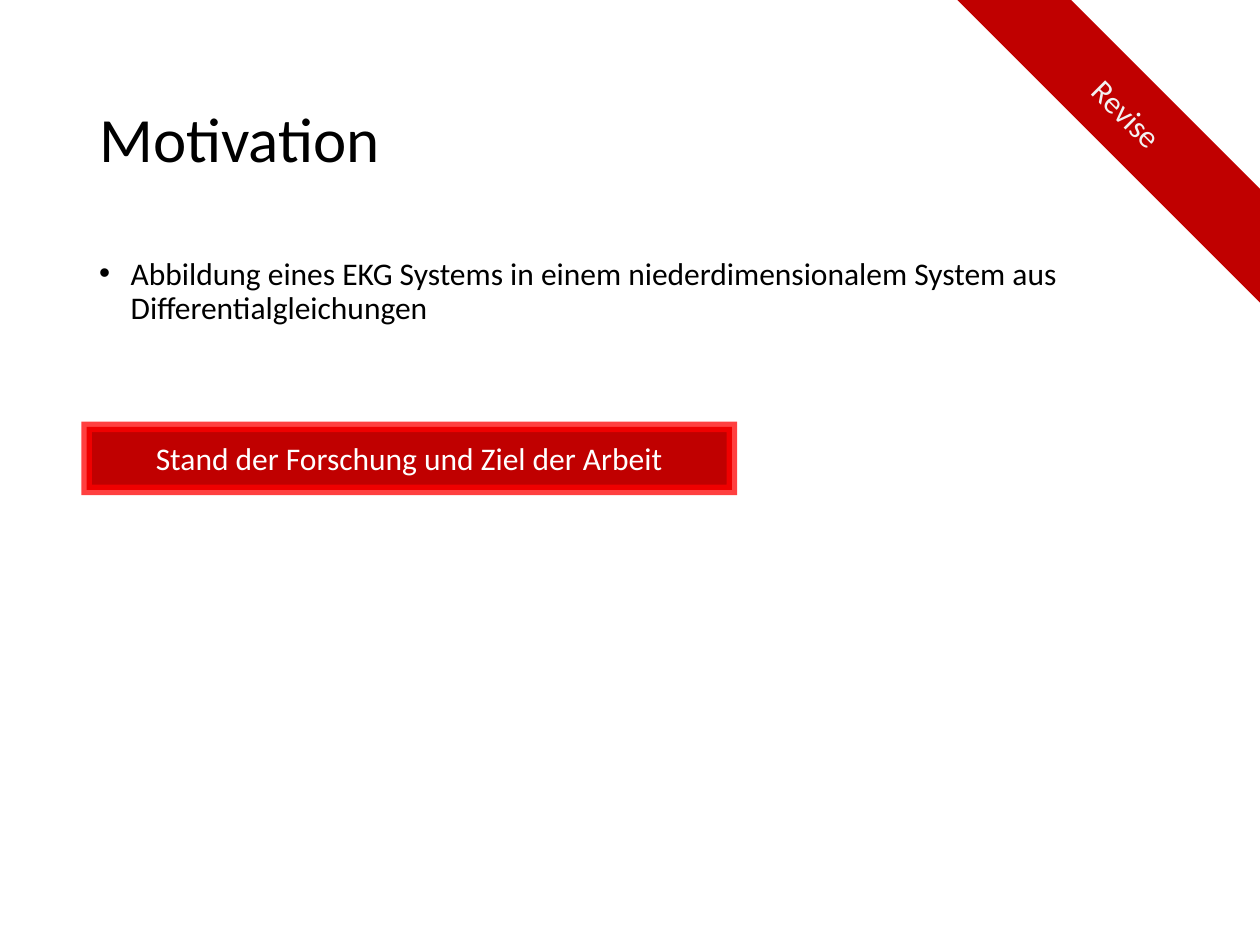
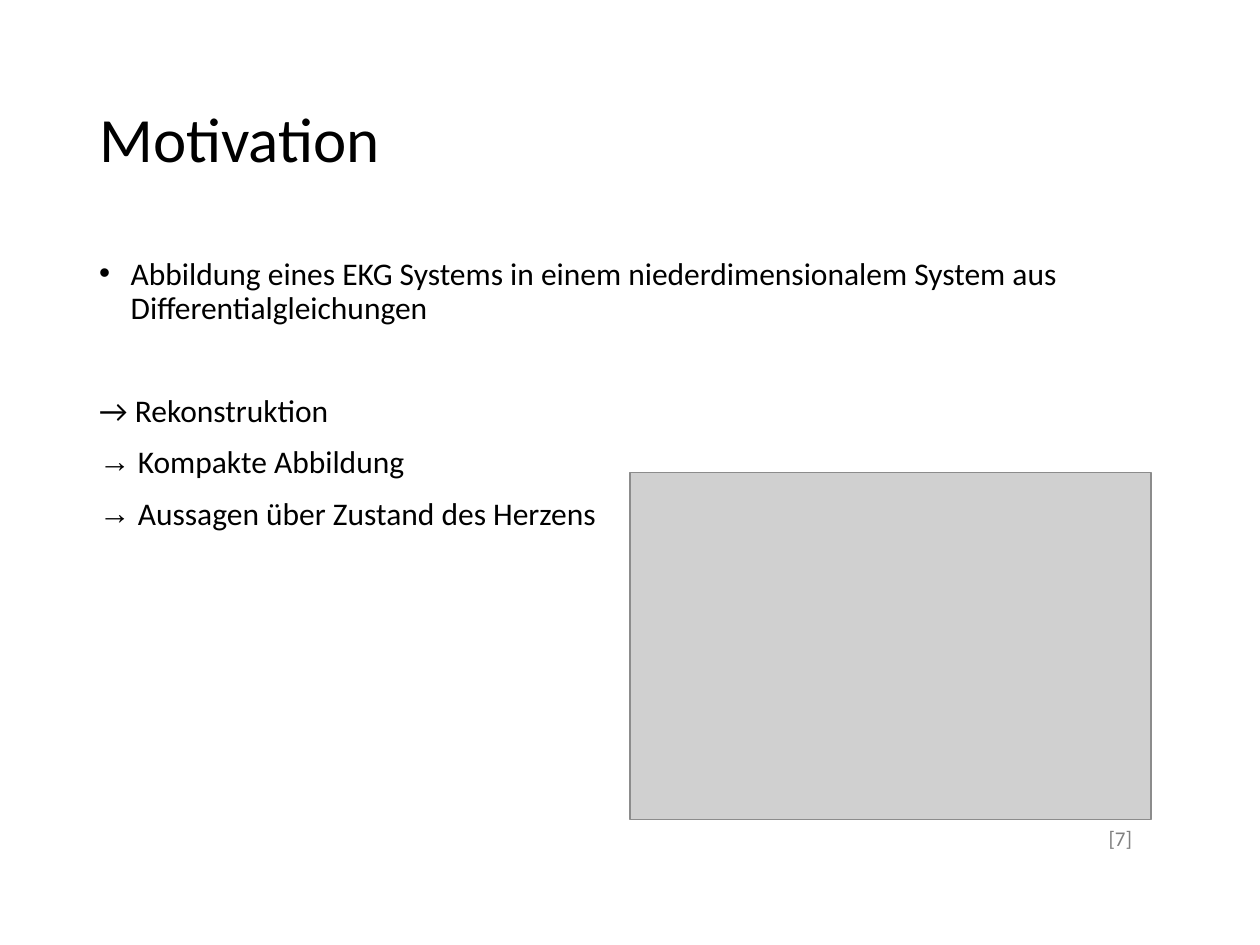
Before and after one commit to flemk/bachelor, a slide deck: slide 2 of presentation.pptx. Drawn at 1260x945 pixels with LibreOffice and Linux fonts; fonts in the diff are those of the drawing; grey boxes stand for pictures. Boxes give left, top, right and bottom in pixels: in the first picture for what was removed or moved away, otherwise in the second. Text is boxed around its words. In the diff, an @@ line names an element or a change of style, - is before the commit and + after.

```diff
--- a/presentation.pptx
+++ b/presentation.pptx
@@ diag stripe removed at (958, 0, 1260, 302) @@
@@ text removed at (1072, 58, 1228, 214) @@
-Revise
@@ text at (135, 400, 596, 531): paragraphs added @@
+→ Rekonstruktion
+→ Kompakte Abbildung
+→ Aussagen über Zustand des Herzens
@@ rectangle removed at (87, 427, 732, 490) @@
-Stand der Forschung und Ziel der Arbeit
@@ picture added at (630, 472, 1152, 820) @@
@@ text added at (1109, 831, 1132, 849), 12 pt, text #808080 @@
+[7]
```
Also in this commit, not shown: 13 other slides changed, 3 slides added, 1 other file.
